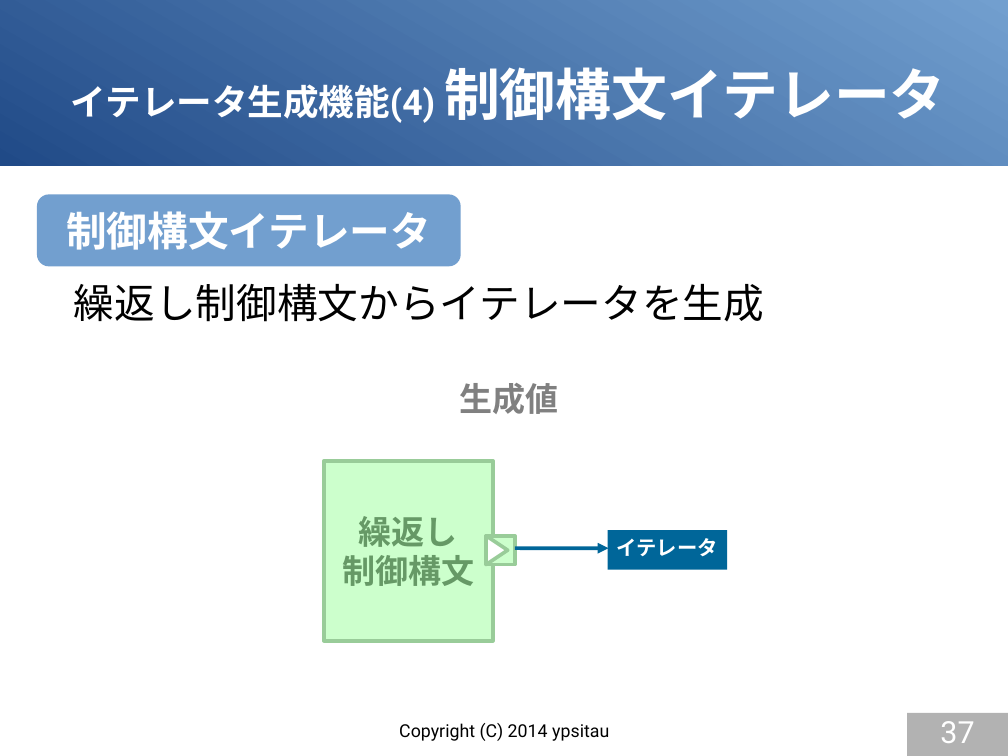
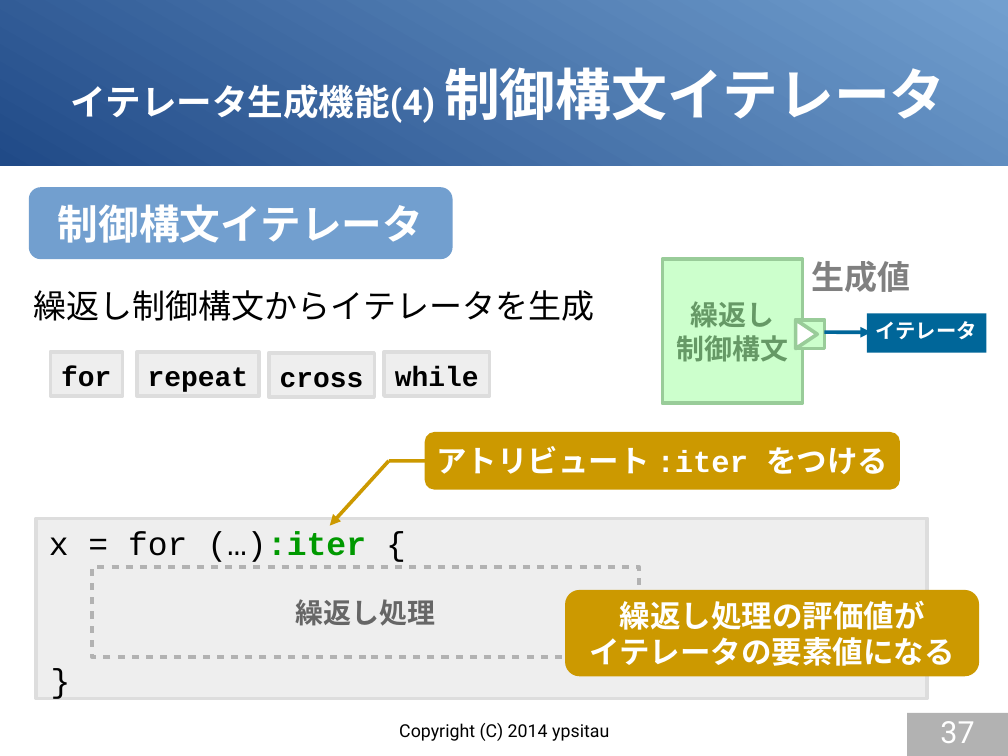
Before and after one commit to gura-lang/gura-doc, a slide deck: slide 37 of presentation/gura-introduction.odp. Drawn at 1008x756 pixels with LibreOffice and Linux fonts; fonts in the diff are those of the drawing. Boxes give left, top, right and bottom in pixels: in the first picture for what was removed or moved away, otherwise in the second. Text is boxed around its words. In the diff, an @@ line names an element or a change of style, - is before the commit and + after.

Commit message:
updated presentation

```diff
--- a/presentation/gura-introduction.odp
+++ b/presentation/gura-introduction.odp
@@ rounded rectangle "制御構文イテレータ": place and size @@
-rounded rectangle "制御構文イテレータ" at (37,195,461,267)
+rounded rectangle "制御構文イテレータ" at (28,188,453,260)
@@ rectangle "繰返し": place and size @@
-rectangle "繰返し" at (324,461,493,641)
+rectangle "繰返し" at (662,259,802,402)
@@ rectangle "繰返し" at (662,259,802,402): size 26 to 22 pt @@
@@ text "生成値": place and size @@
-text "生成値" at (459,383,558,414)
+text "生成値" at (812,261,911,292)
@@ text "繰返し制御構文からイテレータを生成": place and size @@
-text "繰返し制御構文からイテレータを生成" at (74,284,764,322)
+text "繰返し制御構文からイテレータを生成" at (34,290,595,321)
@@ text "繰返し制御構文からイテレータを生成" at (34,290,595,321): size 32 to 26 pt @@
@@ triangle: place and size @@
-triangle at (486,536,508,565)
+triangle at (795,321,817,349)
@@ rectangle: place and size @@
-rectangle at (487,536,515,564)
+rectangle at (796,320,824,349)
@@ rectangle "イテレータ": place and size @@
-rectangle "イテレータ" at (608,531,728,570)
+rectangle "イテレータ" at (867,314,987,353)
@@ rectangle added at (50,352,123,396), fill #EEEEEE, outline #DDDDDD 2.83 pt, 22 pt, text #000000, bold @@
+for
@@ rectangle added at (137,352,260,396), fill #EEEEEE, outline #DDDDDD 2.83 pt, 22 pt, text #000000, bold @@
+repeat
@@ rectangle added at (269,353,374,397), fill #EEEEEE, outline #DDDDDD 2.83 pt, 22 pt, text #000000, bold @@
+cross
@@ rectangle added at (384,352,489,396), fill #EEEEEE, outline #DDDDDD 2.83 pt, 22 pt, text #000000, bold @@
+while
@@ arrow moved from (515, 548) - (609, 548) to (825, 332) - (872, 332) @@
@@ rounded rectangle added at (425,432,901,489), fill #CC9900, 24 pt, text #FFFFFF, bold @@
+アトリビュート :iter をつける
@@ arrow added from (389, 461) to (330, 526), #CC9900 2.83 pt @@
@@ line added from (389, 461) to (428, 461), #CC9900 2.83 pt @@
@@ rectangle added at (36,519,928,699), fill #EEEEEE, outline #DDDDDD 2.83 pt @@
@@ text added at (49,531,366,562), 26 pt, text #000000 @@
+x = for (…):iter {
@@ rectangle added at (92,567,639,657), outline #B2B2B2 2.83 pt, 22 pt, text #666666, bold @@
+繰返し処理
@@ rounded rectangle added at (565,590,980,676), fill #CC9900, 24 pt, text #FFFFFF, bold @@
+繰返し処理の評価値が
+イテレータの要素値になる
@@ text added at (42,656,78,713), 26 pt, text #000000 @@
+}
```
Also in this commit, not shown: 8 other slides changed.
